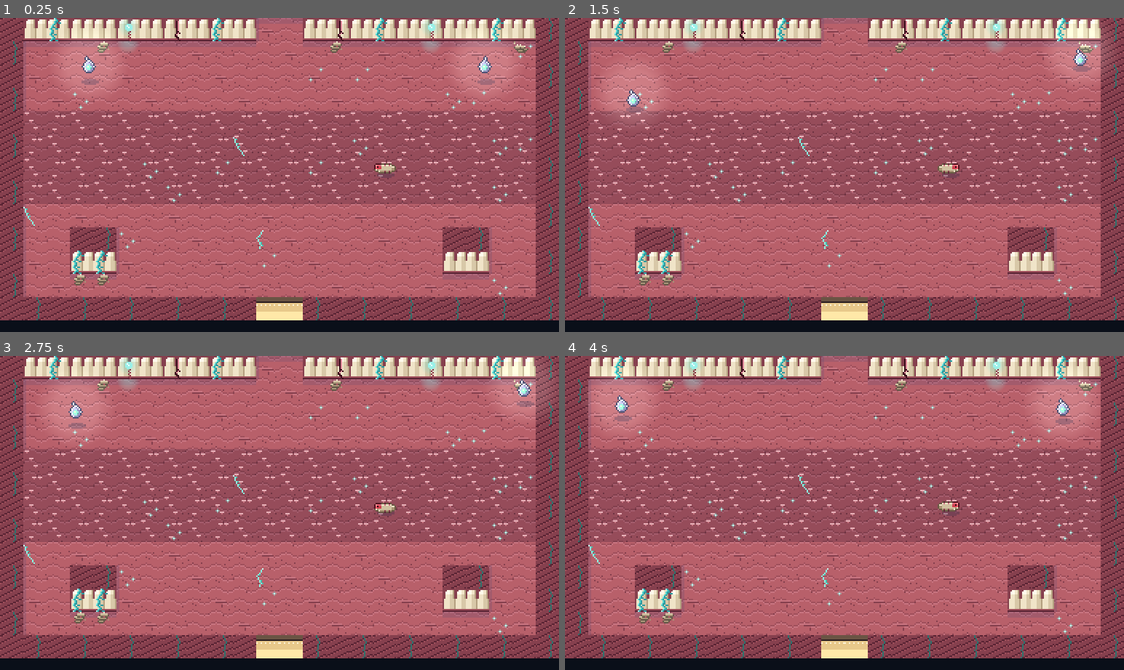
Above: before the commit, frames 1-4 (two rows, left to right).
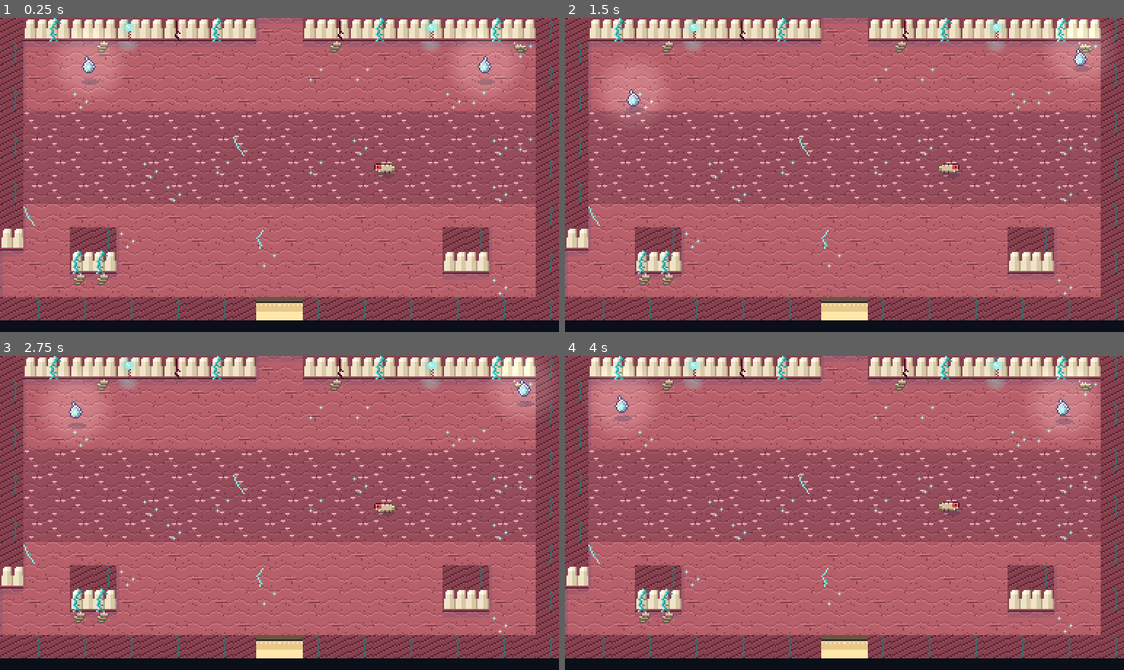
Above: after the commit, the same moments.

Repository: ashciraulo/Leviathan
Game: Godot game, scene res://rooms/room_44_10.tscn
Two runs of this game, one before a commit and one after it. Both use one fixed random seed, a clock stepped at 60 frames per second and the inputs below. This scene is started directly instead of the project's main scene.
Inputs (mouse positions are in pixels of both pictures, inside the frame that each line leads up to):
- Up to frame 1 (0.25 s): no input
- Up to frame 2 (1.5 s): tap Enter (ui_accept) at 0.5, 0.77, 1.07 s; move the mouse to (967, 159) at 0.52 s; hold D (move_right) 0.53-1.25 s; hold J (attack) 0.53-1.25 s; click (967, 159) at 0.67 s; drag from (732, 190) to (637, 96) at 1.27 s
- Up to frame 3 (2.75 s): move the mouse to (335, 443) at 2.02 s; hold D (move_right) from 2.03 s (still down); hold K (interact) from 2.03 s (still down)
- Up to frame 4 (4 s): release D (move_right) at 2.75 s; release K (interact) at 2.75 s; drag from (816, 575) to (643, 421) at 2.77 s; move the mouse to (1012, 560) at 3.52 s; hold A (move_left) from 3.53 s (still down); hold I (item_2) from 3.53 s (still down); tap Enter (ui_accept) at 3.77 s

The runs differ from the first frame. In frame 1, 0.8% of the frame differs, in the area x 0-5%, y 66-89%; in frame 2, 0.8%; in frame 3, 0.8%; in frame 4, 0.8%.

Commit message:
Lengthen the Maw: the Lung and the Gullet
- Lung (45,8), north of the Dim Gallery: the big key now waits here, on
  an island ringed by grates. The crate only crosses the palate floor
  while the Old One breathes out (risen water stops it dead), so Wren
  pushes it onto the plate between breaths; the plate opens the pool's
  bars and a dive under the grates reaches the key.
- Dim Gallery (45,9): its four braziers now also open bars north onto the
  Lung; its own chest gives 50 glints.
- Gullet (43,10), west of the Throat (optional): a boulder the
  Stonebreaker breaks, then the hook crosses from the palate floor to a
  ledge with 100 glints; the drop swallows Wren back down to the Throat.

Co-Authored-By: Claude Opus 5.5 <noreply@anthropic.com>
Claude-Session: https://claude.ai/code/session_01UYEn5VjHLAcVEoVjeQTmCo

Diff:
--- a/locale/strings.csv
+++ b/locale/strings.csv
@@ -803,6 +803,8 @@
 ROOM_BELFRY_UNDERCROFT,The Drowned Belfry: Undercroft
 ROOM_TOMB_OSSUARY,The Marrow Tomb: Ossuary
 ROOM_MAW_TIDEWELL,The Maw: Tidewell
+ROOM_MAW_LUNG,The Maw: the Lung
+ROOM_MAW_GULLET,The Maw: the Gullet
 TOAST_GOT_NACRE_BUCKLER,You found the Nacre Buckler!
 TOAST_GOT_ABYSSAL,You found the Abyssal Coat!
 TOAST_GOT_TIDECALLER_SWORD,You found the Tidecaller!
--- /dev/null
+++ b/rooms/room_43_10.tscn
@@ -0,0 +1,27 @@
+[gd_scene load_steps=2 format=3]
+
+[ext_resource type="Script" path="res://scripts/world/room.gd" id="1_room"]
+
+[node name="Room" type="Node2D"]
+script = ExtResource("1_room")
+name_key = "ROOM_MAW_GULLET"
+biome = "maw"
+dungeon = "maw"
+chest_item = "glint"
+chest_count = 100
+falls_through = true
+fall_to = Vector2i(44, 10)
+fall_spawn = Vector2i(5, 10)
+layout = "########################
+#..._________..........#
+#.O._________..........#
+#C.._________...x......#
+#____________..........#
+#____________#.........#
+#____________#.........#
+#____________#.........#
+#____________#.........#
+#,,,,,,,,,,,,#.........#
+#,,,,,,,+,,,,Y..........
+#,,,,,,,,,,,,#..........
+########################"
--- a/rooms/room_44_10.tscn
+++ b/rooms/room_44_10.tscn
@@ -19,6 +19,6 @@
 #,,,,,,,,,,,,,,,,,,,,,,#
 #......................#
 #..##..............##..#
-#..##..............##..#
-#......................#
+...##..............##..#
+.......................#
 ###########DD###########"
--- /dev/null
+++ b/rooms/room_45_8.tscn
@@ -0,0 +1,24 @@
+[gd_scene load_steps=2 format=3]
+
+[ext_resource type="Script" path="res://scripts/world/room.gd" id="1_room"]
+
+[node name="Room" type="Node2D"]
+script = ExtResource("1_room")
+name_key = "ROOM_MAW_LUNG"
+biome = "maw"
+dungeon = "maw"
+chest_item = "big_key"
+gate = "plates"
+layout = "########################
+#.....,,,,,,,,,#,,,,,,,#
+#.....,,,,,,,,,#,LLLLL,#
+#.....,,,,,,,,,#,L...L,#
+#..K..,,,,,,,,,#,L.C.L,#
+#.....,,,,,,,,,|,L...L,#
+#.....,,,,#,,,,|,LLLLL,#
+#.....,,,,,,,,,#,,,,+,,#
+#.....,,,,,,,,=#,,,,,,,#
+#.....,,,,,,,,,#########
+#......................#
+#......................#
+#################..#####"
--- a/rooms/room_45_9.tscn
+++ b/rooms/room_45_9.tscn
@@ -7,11 +7,12 @@
 name_key = "ROOM_MAW_LANTERNS"
 biome = "maw"
 dungeon = "maw"
-chest_item = "big_key"
+chest_item = "glint"
+chest_count = 50
 gate = "braziers"
 chest_hidden = true
-layout = "########################
-#.............___......#
+layout = "#################..#####
+#.............___||....#
 #..j..........___...j..#
 #.............___......#
 #.............___......#
--- a/tests/screenshots.gd
+++ b/tests/screenshots.gd
@@ -2416,6 +2416,8 @@
 		[Vector2i(43, 9), "150_maw_hollows", Vector2i(21, 6)],
 		[Vector2i(45, 9), "151_maw_dim_gallery", Vector2i(2, 6)],
 		[Vector2i(44, 8), "152_maw_veins", Vector2i(11, 11)],
+		[Vector2i(45, 8), "152b_maw_lung", Vector2i(17, 11)],
+		[Vector2i(43, 10), "152c_maw_gullet", Vector2i(21, 10)],
 	]
 	for shot: Array in rooms:
 		var at := await _jump(game, shot[0], shot[2])
--- a/tests/smoke_test.gd
+++ b/tests/smoke_test.gd
@@ -2244,10 +2244,84 @@
 	var braziers := _child_of(room, Brazier)
 	var chest: Chest = _child_of(room, Chest)[0]
 	_check(braziers.size() == 4 and not chest.visible, "the Dim Gallery's chest waits on four braziers")
+	_check(room.tile_at(17, 1) == "|" and room.tile_at(18, 1) == "|" and room.tile_at(17, 0) == "." and room.tile_at(18, 0) == ".", "bars stand in the Gallery's way north")
 	for b: Brazier in braziers:
 		b.light()
 	await _wait(0.2)
 	_check(chest.visible, "with every brazier lit, the chest appears")
+	_check(_child_of(room, Bars).all(func(b: Bars) -> bool: return b.is_open), "and the bars north onto the Lung open")
+
+	# The Lung: the crate crosses the palate floor only while it's dry; the
+	# plate opens the pool, and a dive under the grates reaches the big key.
+	GameState.give_item("divers_helm")
+	MawBreath.elapsed = 0.0
+	room = await _goto(game, Vector2i(45, 8), Vector2i(17, 11))
+	await _calm(room)
+	var lung_crate: Crate = _child_of(room, Crate)[0]
+	var lung_bars: Array = _child_of(room, Bars)
+	_check(lung_bars.size() == 2 and not (lung_bars[0] as Bars).is_open, "bars shut the Lung's pool off")
+	MawBreath.elapsed = MawBreath.OUT_TIME + MawBreath.IN_TELL_TIME + 0.5
+	await _wait(0.1)
+	var crate_at := lung_crate.position
+	for i in 3:
+		lung_crate._slide(Vector2.RIGHT)
+		await _wait(0.4)
+	_check(lung_crate.position.x < crate_at.x + 2 * Room.TILE + 1.0, "the risen water stops the crate at the palate's edge (moved %s)" % (lung_crate.position - crate_at))
+	MawBreath.elapsed = 0.0
+	await _wait(0.1)
+	for step: Vector2 in [Vector2.DOWN, Vector2.DOWN, Vector2.DOWN, Vector2.DOWN]:
+		lung_crate._slide(step)
+		await _wait(0.3)
+	while lung_crate.position.x < 14 * Room.TILE:
+		var before := lung_crate.position
+		lung_crate._slide(Vector2.RIGHT)
+		await _wait(0.3)
+		if lung_crate.position == before:
+			break
+	await _wait(0.2)
+	_check(GameState.flags.get(RoomPuzzle.flag_for(room.coord), false) and (lung_bars[0] as Bars).is_open, "with the floor dry, the crate crosses onto the plate (at %s)" % lung_crate.position)
+	MawBreath.elapsed = MawBreath.OUT_TIME + MawBreath.IN_TELL_TIME + 0.2
+	player.global_position = _tile_pos(room, Vector2i(16, 4))
+	player.facing = Vector2.RIGHT
+	player.velocity = Vector2.ZERO
+	await _wait(0.1)
+	_check(room.flooded() and player.swimming() and player.use_item("divers_helm"), "in the risen pool, Wren dives")
+	Input.action_press("move_right")
+	await _wait(1.0)
+	Input.action_release("move_right")
+	await _wait(DiversHelm.DIVE_TIME)
+	local = player.global_position - room.global_position
+	_check(local.x > 17.5 * Room.TILE and not player.diving, "under the grates Wren comes up beside the big key (at %s)" % local)
+	_check(_child_of(room, Chest).any(func(c: Chest) -> bool: return c.item == "big_key"), "the Lung's chest holds the big key")
+	MawBreath.elapsed = 0.0
+	await _wait(0.1)
+
+	# The Gullet: the boulder breaks to the Stonebreaker, the hook crosses
+	# from the palate floor to the ledge, and the drop swallows Wren back
+	# down to the Throat.
+	GameState.give_item("stonebreaker")
+	room = await _goto(game, Vector2i(43, 10), Vector2i(21, 10))
+	await _calm(room)
+	_check(_child_of(room, Boulder).size() == 1 and room.tile_at(2, 2) == "O", "a boulder bars the Gullet's palate, and a post stands on the ledge")
+	(_child_of(room, Boulder)[0] as Boulder).mallet_hit(Vector2.LEFT)
+	await _wait(0.6)
+	_check(_child_of(room, Boulder).is_empty(), "the Stonebreaker breaks the boulder")
+	player.global_position = _tile_pos(room, Vector2i(2, 9))
+	player.facing = Vector2.UP
+	player.velocity = Vector2.ZERO
+	await _wait(0.1)
+	player.use_item("tide_hook")
+	await _wait(1.3)
+	local = player.global_position - room.global_position
+	_check(int(local.y) / Room.TILE == 3 and int(local.x) / Room.TILE == 2, "the hook carries Wren up onto the ledge (at %s)" % local)
+	_check(_child_of(room, Chest).any(func(c: Chest) -> bool: return c.item == "glint"), "glints wait on the Gullet's ledge")
+	player.facing = Vector2.RIGHT
+	Input.action_press("move_right")
+	await _wait(1.5)
+	Input.action_release("move_right")
+	await _wait(1.2)
+	_check(game.current_room.coord == Vector2i(44, 10), "stepping off the ledge, the Gullet swallows Wren down to the Throat (in %s)" % game.current_room.coord)
+	GameState.refill()
 
 	# The Choir Loft: Cantor Vael.
 	room = await _goto(game, Vector2i(44, 7), Vector2i(11, 11))
